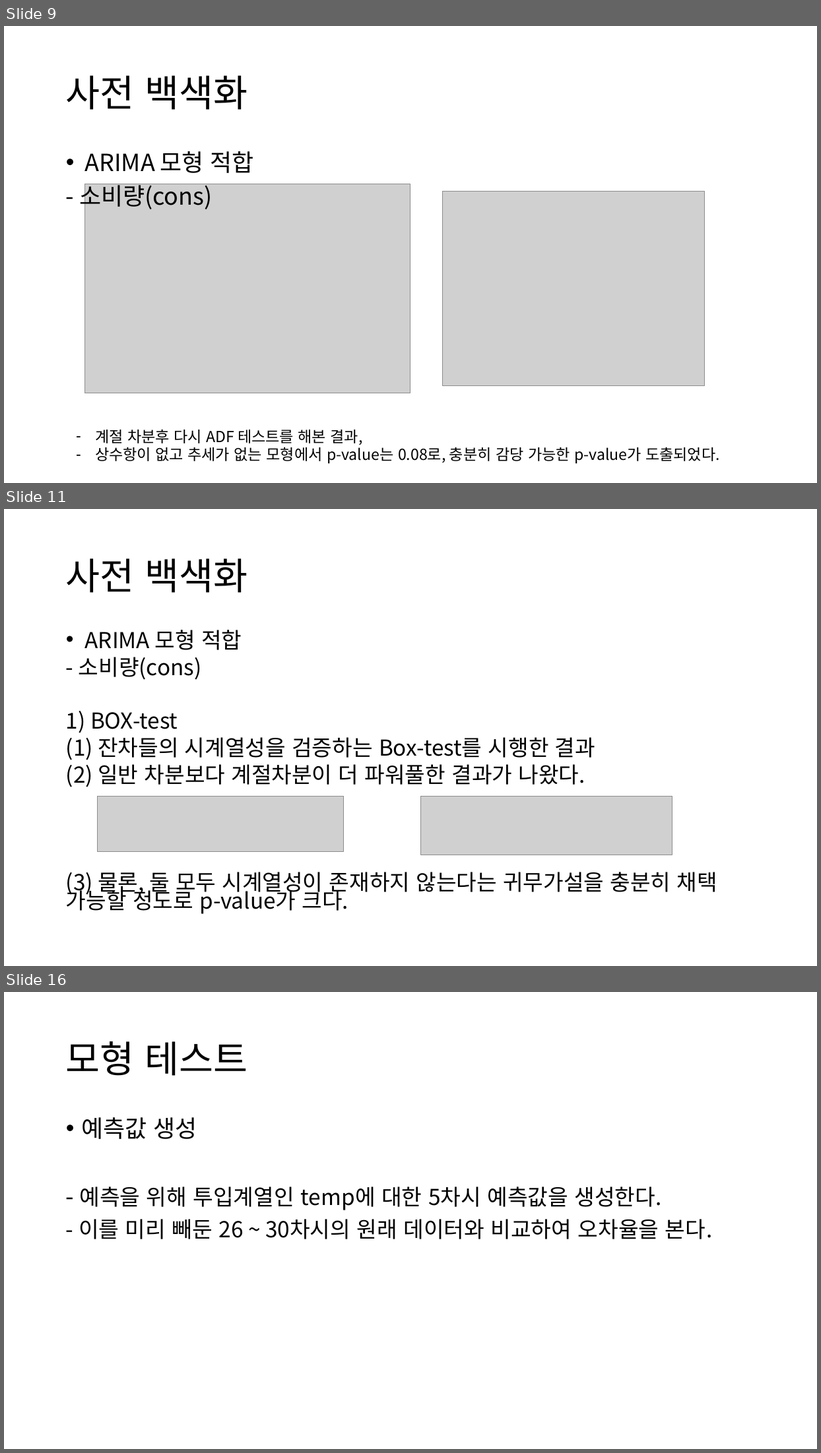
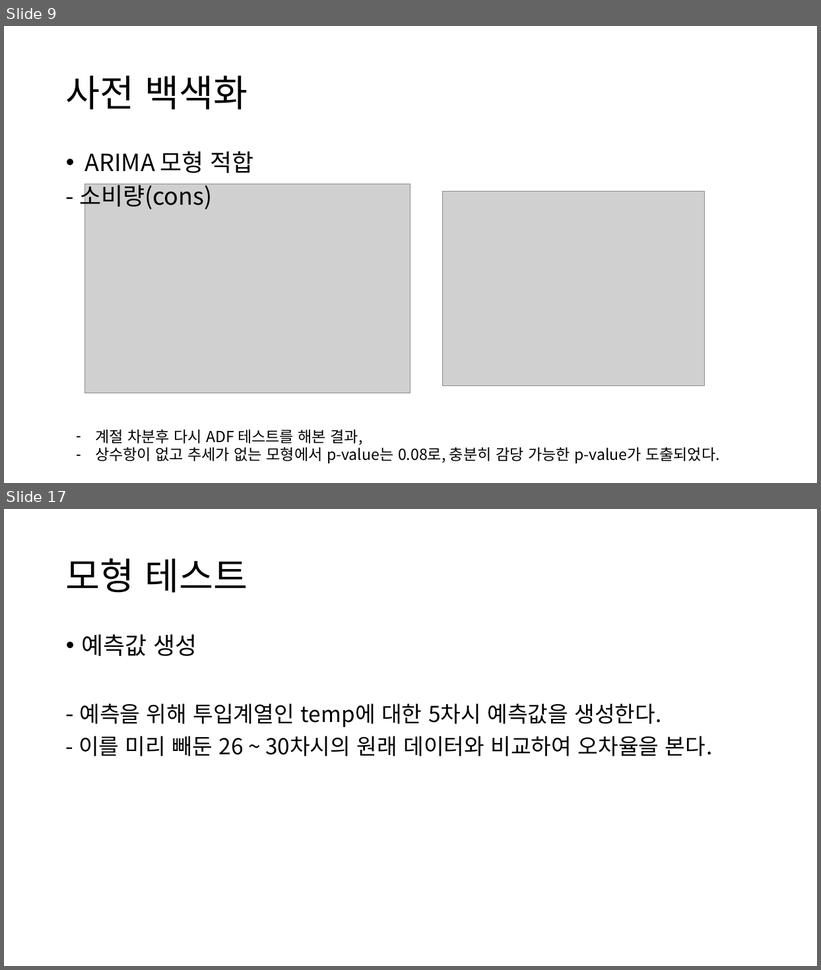
Before and after one commit to neverland251/MainProject, a slide deck: Project/DataMining/ARIMAX_Project/아이스크림 판매량 예측/아이스크림을 왜 먹을까.pptx. Shown one above the other, each under a label of ours: slides 9, 11 and 16 before the commit, slides 9 and 17 after it; the slides between them are not shown. The pictures are 821x1453 and 821x970 pixels, drawn with LibreOffice and Linux fonts; fonts in the diff are those of the drawing; grey boxes stand for pictures. Boxes give left, top, right and bottom in pixels: in the first picture for what was removed or moved away, otherwise in the second. Text is boxed around its words. In the diff, an @@ line names an element or a change of style, - is before the commit and + after.

```diff
--- a/Project/DataMining/ARIMAX_Project/아이스크림 판매량 예측/아이스크림을 왜 먹을까.pptx
+++ b/Project/DataMining/ARIMAX_Project/아이스크림 판매량 예측/아이스크림을 왜 먹을까.pptx
@@ slide 11 removed at (x1=4, y1=509, x2=817, y2=966), background #FFFFFF @@
@@ title removed at (x1=66, y1=559, x2=248, y2=593) @@
-사전 백색화
@@ text removed at (x1=66, y1=630, x2=717, y2=914) @@
-• ARIMA 모형 적합
-- 소비량(cons)
-1) BOX-test
-(1) 잔차들의 시계열성을 검증하는 Box-test를 시행한 결과
-(2) 일반 차분보다 계절차분이 더 파워풀한 결과가 나왔다.
-(3) 물론, 둘 모두 시계열성이 존재하지 않는다는 귀무가설을 충분히 채택 가능할 정도로 p-value가 크다.
@@ picture removed at (x1=97, y1=796, x2=344, y2=852) @@
@@ picture removed at (x1=421, y1=796, x2=672, y2=855) @@
@@ what was slide 16 is now slide 17 @@
```
Also in this commit, not shown: 6 slides changed, 2 slides added, 2 other files.
